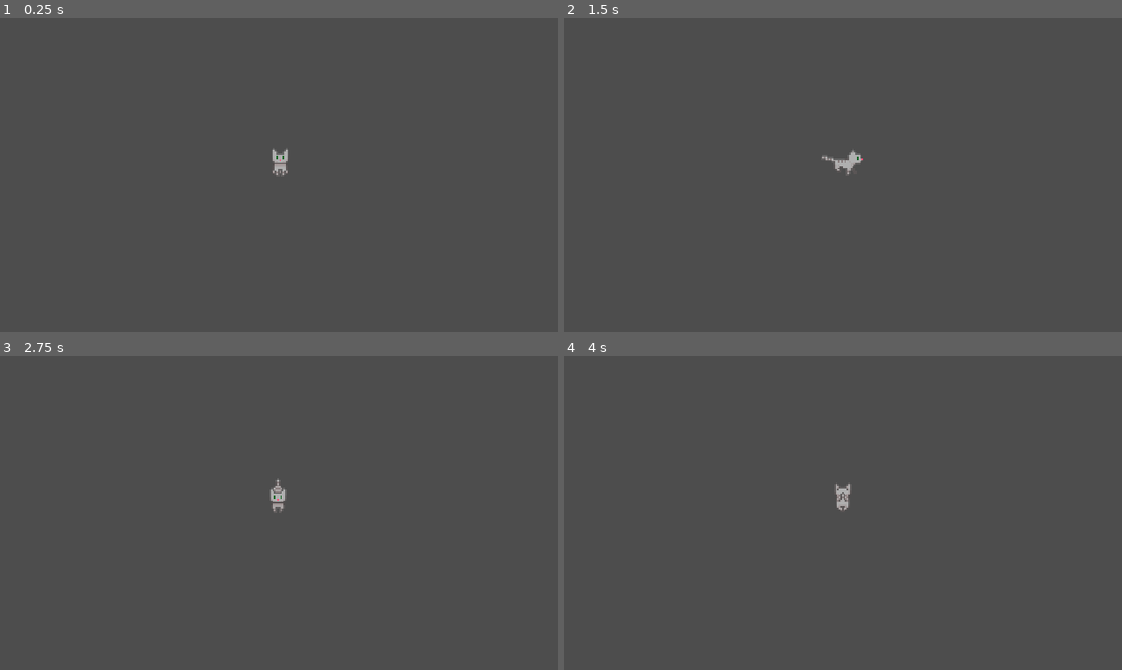
Above: before the commit, frames 1-4 (two rows, left to right).
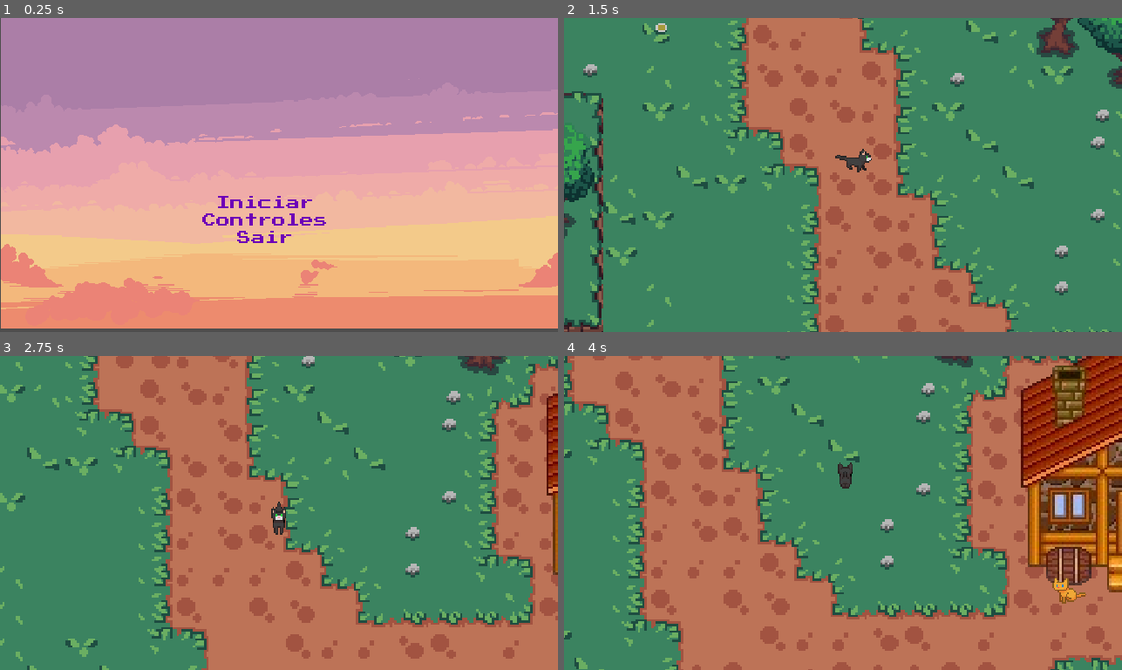
Above: after the commit, the same moments.

Repository: ana-xavier/MemoriasDeNoveVidas
Game: Godot game, scene res://mainmenu/main_menu.tscn
Two runs of this game, one before a commit and one after it. Both use one fixed random seed, a clock stepped at 60 frames per second and the inputs below. Before the commit the project starts from res://character/scenes/cat.tscn.
Inputs (mouse positions are in pixels of both pictures, inside the frame that each line leads up to):
- Up to frame 1 (0.25 s): no input
- Up to frame 2 (1.5 s): click (831, 203) at 0.5 s, where only the run after the commit has a clickable "Iniciar"; tap Enter at 1.25 s; hold D (move_right) from 1.28 s (still down); hold Space (advance_dialog) from 1.28 s (still down)
- Up to frame 3 (2.75 s): release D (move_right) at 2.03 s; release Space (advance_dialog) at 2.03 s; hold S (move_down) from 2.03 s (still down); tap Q (get) at 2.1 s
- Up to frame 4 (4 s): release S (move_down) at 2.78 s; hold D (move_right) 2.78-3.53 s; hold E (interact) 2.78-3.53 s; hold W (move_up) from 3.53 s (still down); tap Space (advance_dialog) at 3.6 s

The runs differ from the first frame. In frame 1, 99% of the frame differs, in the area x 0-100%, y 0-99%; in frame 2, 100%, in the area x 0-100%, y 0-100%; in frame 3, 100%; in frame 4, 100%.

Commit message:
set the begin of the game'

Diff:
--- a/character/scenes/cat.tscn
+++ /dev/null
@@ -1,851 +0,0 @@
-[gd_scene load_steps=37 format=3 uid="uid://by6fi0febmwn6"]
-
-[ext_resource type="Script" path="res://character/scripts/cat.gd" id="1_v52hx"]
-[ext_resource type="Texture2D" uid="uid://dpe5tuicayyrt" path="res://character/assets/grey_1.png" id="2_cgge3"]
-
-[sub_resource type="RectangleShape2D" id="RectangleShape2D_qhgrs"]
-size = Vector2(12, 5)
-
-[sub_resource type="Animation" id="Animation_g22k5"]
-length = 0.001
-tracks/0/type = "value"
-tracks/0/imported = false
-tracks/0/enabled = true
-tracks/0/path = NodePath("CatSpriteSheet:frame")
-tracks/0/interp = 1
-tracks/0/loop_wrap = true
-tracks/0/keys = {
-"times": PackedFloat32Array(0),
-"transitions": PackedFloat32Array(1),
-"update": 1,
-"values": [0]
-}
-tracks/1/type = "value"
-tracks/1/imported = false
-tracks/1/enabled = true
-tracks/1/path = NodePath("CatSpriteSheet:offset")
-tracks/1/interp = 1
-tracks/1/loop_wrap = true
-tracks/1/keys = {
-"times": PackedFloat32Array(0),
-"transitions": PackedFloat32Array(1),
-"update": 0,
-"values": [Vector2(0.5, 0)]
-}
-tracks/2/type = "value"
-tracks/2/imported = false
-tracks/2/enabled = true
-tracks/2/path = NodePath("CatSpriteSheet:flip_h")
-tracks/2/interp = 1
-tracks/2/loop_wrap = true
-tracks/2/keys = {
-"times": PackedFloat32Array(0),
-"transitions": PackedFloat32Array(1),
-"update": 1,
-"values": [false]
-}
-tracks/3/type = "value"
-tracks/3/imported = false
-tracks/3/enabled = true
-tracks/3/path = NodePath("CatSpriteSheet:position")
-tracks/3/interp = 1
-tracks/3/loop_wrap = true
-tracks/3/keys = {
-"times": PackedFloat32Array(0),
-"transitions": PackedFloat32Array(1),
-"update": 0,
-"values": [Vector2(-1, -7)]
-}
-tracks/4/type = "value"
-tracks/4/imported = false
-tracks/4/enabled = true
-tracks/4/path = NodePath("CatSpriteSheet:flip_v")
-tracks/4/interp = 1
-tracks/4/loop_wrap = true
-tracks/4/keys = {
-"times": PackedFloat32Array(0),
-"transitions": PackedFloat32Array(1),
-"update": 1,
-"values": [false]
-}
-
-[sub_resource type="Animation" id="Animation_hlq76"]
-resource_name = "idle_down"
-length = 4.0
-loop_mode = 1
-tracks/0/type = "value"
-tracks/0/imported = false
-tracks/0/enabled = true
-tracks/0/path = NodePath("CatSpriteSheet:frame")
-tracks/0/interp = 1
-tracks/0/loop_wrap = true
-tracks/0/keys = {
-"times": PackedFloat32Array(0, 1, 2, 3),
-"transitions": PackedFloat32Array(1, 1, 1, 1),
-"update": 1,
-"values": [0, 0, 1, 3]
-}
-tracks/1/type = "value"
-tracks/1/imported = false
-tracks/1/enabled = true
-tracks/1/path = NodePath("CatSpriteSheet:offset")
-tracks/1/interp = 1
-tracks/1/loop_wrap = true
-tracks/1/keys = {
-"times": PackedFloat32Array(0),
-"transitions": PackedFloat32Array(1),
-"update": 0,
-"values": [Vector2(0.5, 0)]
-}
-tracks/2/type = "value"
-tracks/2/imported = false
-tracks/2/enabled = true
-tracks/2/path = NodePath("CatSpriteSheet:flip_h")
-tracks/2/interp = 1
-tracks/2/loop_wrap = true
-tracks/2/keys = {
-"times": PackedFloat32Array(0),
-"transitions": PackedFloat32Array(1),
-"update": 1,
-"values": [false]
-}
-
-[sub_resource type="Animation" id="Animation_2x0m3"]
-resource_name = "idle_down_left"
-length = 4.0
-loop_mode = 1
-tracks/0/type = "value"
-tracks/0/imported = false
-tracks/0/enabled = true
-tracks/0/path = NodePath("CatSpriteSheet:frame")
-tracks/0/interp = 1
-tracks/0/loop_wrap = true
-tracks/0/keys = {
-"times": PackedFloat32Array(0, 1, 2, 3),
-"transitions": PackedFloat32Array(1, 1, 1, 1),
-"update": 1,
-"values": [24, 25, 25, 26]
-}
-tracks/1/type = "value"
-tracks/1/imported = false
-tracks/1/enabled = true
-tracks/1/path = NodePath("CatSpriteSheet:position")
-tracks/1/interp = 1
-tracks/1/loop_wrap = true
-tracks/1/keys = {
-"times": PackedFloat32Array(0),
-"transitions": PackedFloat32Array(1),
-"update": 0,
-"values": [Vector2(-1, -7)]
-}
-tracks/2/type = "value"
-tracks/2/imported = false
-tracks/2/enabled = true
-tracks/2/path = NodePath("CatSpriteSheet:flip_h")
-tracks/2/interp = 1
-tracks/2/loop_wrap = true
-tracks/2/keys = {
-"times": PackedFloat32Array(0),
-"transitions": PackedFloat32Array(1),
-"update": 1,
-"values": [false]
-}
-
-[sub_resource type="Animation" id="Animation_vdt82"]
-resource_name = "idle_down_right"
-length = 4.0
-loop_mode = 1
-tracks/0/type = "value"
-tracks/0/imported = false
-tracks/0/enabled = true
-tracks/0/path = NodePath("CatSpriteSheet:frame")
-tracks/0/interp = 1
-tracks/0/loop_wrap = true
-tracks/0/keys = {
-"times": PackedFloat32Array(0, 1, 2, 3),
-"transitions": PackedFloat32Array(1, 1, 1, 1),
-"update": 1,
-"values": [24, 25, 25, 26]
-}
-tracks/1/type = "value"
-tracks/1/imported = false
-tracks/1/enabled = true
-tracks/1/path = NodePath("CatSpriteSheet:position")
-tracks/1/interp = 1
-tracks/1/loop_wrap = true
-tracks/1/keys = {
-"times": PackedFloat32Array(0),
-"transitions": PackedFloat32Array(1),
-"update": 0,
-"values": [Vector2(0, -7)]
-}
-tracks/2/type = "value"
-tracks/2/imported = false
-tracks/2/enabled = true
-tracks/2/path = NodePath("CatSpriteSheet:flip_h")
-tracks/2/interp = 1
-tracks/2/loop_wrap = true
-tracks/2/keys = {
-"times": PackedFloat32Array(0),
-"transitions": PackedFloat32Array(1),
-"update": 1,
-"values": [true]
-}
-
-[sub_resource type="Animation" id="Animation_gyu2r"]
-resource_name = "idle_left"
-length = 4.0
-loop_mode = 1
-tracks/0/type = "value"
-tracks/0/imported = false
-tracks/0/enabled = true
-tracks/0/path = NodePath("CatSpriteSheet:frame")
-tracks/0/interp = 1
-tracks/0/loop_wrap = true
-tracks/0/keys = {
-"times": PackedFloat32Array(0, 1, 2, 3),
-"transitions": PackedFloat32Array(1, 1, 1, 1),
-"update": 1,
-"values": [48, 49, 50, 51]
-}
-tracks/1/type = "value"
-tracks/1/imported = false
-tracks/1/enabled = true
-tracks/1/path = NodePath("CatSpriteSheet:flip_h")
-tracks/1/interp = 1
-tracks/1/loop_wrap = true
-tracks/1/keys = {
-"times": PackedFloat32Array(0),
-"transitions": PackedFloat32Array(1),
-"update": 1,
-"values": [false]
-}
-tracks/2/type = "value"
-tracks/2/imported = false
-tracks/2/enabled = true
-tracks/2/path = NodePath("CatSpriteSheet:position")
-tracks/2/interp = 1
-tracks/2/loop_wrap = true
-tracks/2/keys = {
-"times": PackedFloat32Array(0),
-"transitions": PackedFloat32Array(1),
-"update": 0,
-"values": [Vector2(-2, -7)]
-}
-
-[sub_resource type="Animation" id="Animation_03mm5"]
-resource_name = "idle_right"
-length = 4.0
-loop_mode = 1
-tracks/0/type = "value"
-tracks/0/imported = false
-tracks/0/enabled = true
-tracks/0/path = NodePath("CatSpriteSheet:frame")
-tracks/0/interp = 1
-tracks/0/loop_wrap = true
-tracks/0/keys = {
-"times": PackedFloat32Array(0, 1, 2, 3),
-"transitions": PackedFloat32Array(1, 1, 1, 1),
-"update": 1,
-"values": [48, 49, 50, 51]
-}
-tracks/1/type = "value"
-tracks/1/imported = false
-tracks/1/enabled = true
-tracks/1/path = NodePath("CatSpriteSheet:flip_h")
-tracks/1/interp = 1
-tracks/1/loop_wrap = true
-tracks/1/keys = {
-"times": PackedFloat32Array(0),
-"transitions": PackedFloat32Array(1),
-"update": 1,
-"values": [true]
-}
-tracks/2/type = "value"
-tracks/2/imported = false
-tracks/2/enabled = true
-tracks/2/path = NodePath("CatSpriteSheet:position")
-tracks/2/interp = 1
-tracks/2/loop_wrap = true
-tracks/2/keys = {
-"times": PackedFloat32Array(0),
-"transitions": PackedFloat32Array(1),
-"update": 0,
-"values": [Vector2(0, -7)]
-}
-
-[sub_resource type="Animation" id="Animation_den4y"]
-resource_name = "running_down"
-length = 0.4
-loop_mode = 1
-tracks/0/type = "value"
-tracks/0/imported = false
-tracks/0/enabled = true
-tracks/0/path = NodePath("CatSpriteSheet:frame")
-tracks/0/interp = 1
-tracks/0/loop_wrap = true
-tracks/0/keys = {
-"times": PackedFloat32Array(0, 0.1, 0.2, 0.3),
-"transitions": PackedFloat32Array(1, 1, 1, 1),
-"update": 1,
-"values": [8, 9, 10, 11]
-}
-tracks/1/type = "value"
-tracks/1/imported = false
-tracks/1/enabled = true
-tracks/1/path = NodePath("CatSpriteSheet:position")
-tracks/1/interp = 1
-tracks/1/loop_wrap = true
-tracks/1/keys = {
-"times": PackedFloat32Array(0),
-"transitions": PackedFloat32Array(1),
-"update": 0,
-"values": [Vector2(0, -7)]
-}
-tracks/2/type = "value"
-tracks/2/imported = false
-tracks/2/enabled = true
-tracks/2/path = NodePath("CatSpriteSheet:flip_v")
-tracks/2/interp = 1
-tracks/2/loop_wrap = true
-tracks/2/keys = {
-"times": PackedFloat32Array(0),
-"transitions": PackedFloat32Array(1),
-"update": 1,
-"values": [false]
-}
-
-[sub_resource type="Animation" id="Animation_h1fu6"]
-resource_name = "running_down_left"
-length = 0.4
-loop_mode = 1
-tracks/0/type = "value"
-tracks/0/imported = false
-tracks/0/enabled = true
-tracks/0/path = NodePath("CatSpriteSheet:frame")
-tracks/0/interp = 1
-tracks/0/loop_wrap = true
-tracks/0/keys = {
-"times": PackedFloat32Array(0, 0.1, 0.2, 0.3),
-"transitions": PackedFloat32Array(1, 1, 1, 1),
-"update": 1,
-"values": [32, 33, 34, 35]
-}
-tracks/1/type = "value"
-tracks/1/imported = false
-tracks/1/enabled = true
-tracks/1/path = NodePath("CatSpriteSheet:flip_h")
-tracks/1/interp = 1
-tracks/1/loop_wrap = true
-tracks/1/keys = {
-"times": PackedFloat32Array(0),
-"transitions": PackedFloat32Array(1),
-"update": 1,
-"values": [false]
-}
-tracks/2/type = "value"
-tracks/2/imported = false
-tracks/2/enabled = true
-tracks/2/path = NodePath("CatSpriteSheet:position")
-tracks/2/interp = 1
-tracks/2/loop_wrap = true
-tracks/2/keys = {
-"times": PackedFloat32Array(0),
-"transitions": PackedFloat32Array(1),
-"update": 0,
-"values": [Vector2(-1, -7)]
-}
-
-[sub_resource type="Animation" id="Animation_p2w7m"]
-resource_name = "running_down_right"
-length = 0.4
-loop_mode = 1
-tracks/0/type = "value"
-tracks/0/imported = false
-tracks/0/enabled = true
-tracks/0/path = NodePath("CatSpriteSheet:frame")
-tracks/0/interp = 1
-tracks/0/loop_wrap = true
-tracks/0/keys = {
-"times": PackedFloat32Array(0, 0.1, 0.2, 0.3),
-"transitions": PackedFloat32Array(1, 1, 1, 1),
-"update": 1,
-"values": [32, 33, 34, 35]
-}
-tracks/1/type = "value"
-tracks/1/imported = false
-tracks/1/enabled = true
-tracks/1/path = NodePath("CatSpriteSheet:flip_h")
-tracks/1/interp = 1
-tracks/1/loop_wrap = true
-tracks/1/keys = {
-"times": PackedFloat32Array(0),
-"transitions": PackedFloat32Array(1),
-"update": 1,
-"values": [true]
-}
-tracks/2/type = "value"
-tracks/2/imported = false
-tracks/2/enabled = true
-tracks/2/path = NodePath("CatSpriteSheet:position")
-tracks/2/interp = 1
-tracks/2/loop_wrap = true
-tracks/2/keys = {
-"times": PackedFloat32Array(0),
-"transitions": PackedFloat32Array(1),
-"update": 0,
-"values": [Vector2(-1, -7)]
-}
-
-[sub_resource type="Animation" id="Animation_svykq"]
-resource_name = "running_left"
-length = 0.4
-loop_mode = 1
-tracks/0/type = "value"
-tracks/0/imported = false
-tracks/0/enabled = true
-tracks/0/path = NodePath("CatSpriteSheet:frame")
-tracks/0/interp = 1
-tracks/0/loop_wrap = true
-tracks/0/keys = {
-"times": PackedFloat32Array(0, 0.1, 0.2, 0.3),
-"transitions": PackedFloat32Array(1, 1, 1, 1),
-"update": 1,
-"values": [56, 57, 58, 59]
-}
-tracks/1/type = "value"
-tracks/1/imported = false
-tracks/1/enabled = true
-tracks/1/path = NodePath("CatSpriteSheet:position")
-tracks/1/interp = 1
-tracks/1/loop_wrap = true
-tracks/1/keys = {
-"times": PackedFloat32Array(0),
-"transitions": PackedFloat32Array(1),
-"update": 0,
-"values": [Vector2(0, -7)]
-}
-tracks/2/type = "value"
-tracks/2/imported = false
-tracks/2/enabled = true
-tracks/2/path = NodePath("CatSpriteSheet:flip_h")
-tracks/2/interp = 1
-tracks/2/loop_wrap = true
-tracks/2/keys = {
-"times": PackedFloat32Array(0),
-"transitions": PackedFloat32Array(1),
-"update": 1,
-"values": [false]
-}
-
-[sub_resource type="Animation" id="Animation_pewqr"]
-resource_name = "running_right"
-length = 0.4
-loop_mode = 1
-tracks/0/type = "value"
-tracks/0/imported = false
-tracks/0/enabled = true
-tracks/0/path = NodePath("CatSpriteSheet:frame")
-tracks/0/interp = 1
-tracks/0/loop_wrap = true
-tracks/0/keys = {
-"times": PackedFloat32Array(0, 0.1, 0.2, 0.3),
-"transitions": PackedFloat32Array(1, 1, 1, 1),
-"update": 1,
-"values": [56, 57, 58, 59]
-}
-tracks/1/type = "value"
-tracks/1/imported = false
-tracks/1/enabled = true
-tracks/1/path = NodePath("CatSpriteSheet:position")
-tracks/1/interp = 1
-tracks/1/loop_wrap = true
-tracks/1/keys = {
-"times": PackedFloat32Array(0),
-"transitions": PackedFloat32Array(1),
-"update": 0,
-"values": [Vector2(0, -7)]
-}
-tracks/2/type = "value"
-tracks/2/imported = false
-tracks/2/enabled = true
-tracks/2/path = NodePath("CatSpriteSheet:flip_h")
-tracks/2/interp = 1
-tracks/2/loop_wrap = true
-tracks/2/keys = {
-"times": PackedFloat32Array(0),
-"transitions": PackedFloat32Array(1),
-"update": 1,
-"values": [true]
-}
-
-[sub_resource type="Animation" id="Animation_75u7b"]
-resource_name = "running_up"
-length = 0.4
-loop_mode = 1
-tracks/0/type = "value"
-tracks/0/imported = false
-tracks/0/enabled = true
-tracks/0/path = NodePath("CatSpriteSheet:frame")
-tracks/0/interp = 1
-tracks/0/loop_wrap = true
-tracks/0/keys = {
-"times": PackedFloat32Array(0, 0.1, 0.2, 0.3),
-"transitions": PackedFloat32Array(1, 1, 1, 1),
-"update": 1,
-"values": [104, 105, 106, 107]
-}
-tracks/1/type = "value"
-tracks/1/imported = false
-tracks/1/enabled = true
-tracks/1/path = NodePath("CatSpriteSheet:position")
-tracks/1/interp = 1
-tracks/1/loop_wrap = true
-tracks/1/keys = {
-"times": PackedFloat32Array(0),
-"transitions": PackedFloat32Array(1),
-"update": 0,
-"values": [Vector2(0, -7)]
-}
-tracks/2/type = "value"
-tracks/2/imported = false
-tracks/2/enabled = true
-tracks/2/path = NodePath("CatSpriteSheet:flip_v")
-tracks/2/interp = 1
-tracks/2/loop_wrap = true
-tracks/2/keys = {
-"times": PackedFloat32Array(0),
-"transitions": PackedFloat32Array(1),
-"update": 1,
-"values": [false]
-}
-
-[sub_resource type="Animation" id="Animation_ujj72"]
-resource_name = "running_up_left"
-length = 0.4
-loop_mode = 1
-tracks/0/type = "value"
-tracks/0/imported = false
-tracks/0/enabled = true
-tracks/0/path = NodePath("CatSpriteSheet:frame")
-tracks/0/interp = 1
-tracks/0/loop_wrap = true
-tracks/0/keys = {
-"times": PackedFloat32Array(0, 0.1, 0.2, 0.3),
-"transitions": PackedFloat32Array(1, 1, 1, 1),
-"update": 1,
-"values": [80, 81, 82, 83]
-}
-tracks/1/type = "value"
-tracks/1/imported = false
-tracks/1/enabled = true
-tracks/1/path = NodePath("CatSpriteSheet:flip_h")
-tracks/1/interp = 1
-tracks/1/loop_wrap = true
-tracks/1/keys = {
-"times": PackedFloat32Array(0),
-"transitions": PackedFloat32Array(1),
-"update": 1,
-"values": [false]
-}
-tracks/2/type = "value"
-tracks/2/imported = false
-tracks/2/enabled = true
-tracks/2/path = NodePath("CatSpriteSheet:position")
-tracks/2/interp = 1
-tracks/2/loop_wrap = true
-tracks/2/keys = {
-"times": PackedFloat32Array(0),
-"transitions": PackedFloat32Array(1),
-"update": 0,
-"values": [Vector2(-1, -7)]
-}
-
-[sub_resource type="Animation" id="Animation_lkiw6"]
-resource_name = "running_up_right"
-length = 0.4
-loop_mode = 1
-tracks/0/type = "value"
-tracks/0/imported = false
-tracks/0/enabled = true
-tracks/0/path = NodePath("CatSpriteSheet:frame")
-tracks/0/interp = 1
-tracks/0/loop_wrap = true
-tracks/0/keys = {
-"times": PackedFloat32Array(0, 0.1, 0.2, 0.3),
-"transitions": PackedFloat32Array(1, 1, 1, 1),
-"update": 1,
-"values": [80, 81, 82, 83]
-}
-tracks/1/type = "value"
-tracks/1/imported = false
-tracks/1/enabled = true
-tracks/1/path = NodePath("CatSpriteSheet:flip_h")
-tracks/1/interp = 1
-tracks/1/loop_wrap = true
-tracks/1/keys = {
-"times": PackedFloat32Array(0),
-"transitions": PackedFloat32Array(1),
-"update": 1,
-"values": [true]
-}
-tracks/2/type = "value"
-tracks/2/imported = false
-tracks/2/enabled = true
-tracks/2/path = NodePath("CatSpriteSheet:position")
-tracks/2/interp = 1
-tracks/2/loop_wrap = true
-tracks/2/keys = {
-"times": PackedFloat32Array(0),
-"transitions": PackedFloat32Array(1),
-"update": 0,
-"values": [Vector2(-1, -7)]
-}
-
-[sub_resource type="Animation" id="Animation_85m8g"]
-resource_name = "walking_down"
-length = 0.5
-loop_mode = 1
-tracks/0/type = "value"
-tracks/0/imported = false
-tracks/0/enabled = true
-tracks/0/path = NodePath("CatSpriteSheet:frame")
-tracks/0/interp = 1
-tracks/0/loop_wrap = true
-tracks/0/keys = {
-"times": PackedFloat32Array(0, 0.1, 0.3, 0.4),
-"transitions": PackedFloat32Array(1, 1, 1, 1),
-"update": 1,
-"values": [4, 5, 6, 7]
-}
-tracks/1/type = "value"
-tracks/1/imported = false
-tracks/1/enabled = true
-tracks/1/path = NodePath("CatSpriteSheet:position")
-tracks/1/interp = 1
-tracks/1/loop_wrap = true
-tracks/1/keys = {
-"times": PackedFloat32Array(0),
-"transitions": PackedFloat32Array(1),
-"update": 0,
-"values": [Vector2(-1, -7)]
-}
-tracks/2/type = "value"
-tracks/2/imported = false
-tracks/2/enabled = true
-tracks/2/path = NodePath("CatSpriteSheet:flip_h")
-tracks/2/interp = 1
-tracks/2/loop_wrap = true
-tracks/2/keys = {
-"times": PackedFloat32Array(0),
-"transitions": PackedFloat32Array(1),
-"update": 1,
-"values": [false]
-}
-
-[sub_resource type="Animation" id="Animation_soqg3"]
-resource_name = "walking_down_left"
-length = 0.5
-loop_mode = 1
-tracks/0/type = "value"
-tracks/0/imported = false
-tracks/0/enabled = true
-tracks/0/path = NodePath("CatSpriteSheet:frame")
-tracks/0/interp = 1
-tracks/0/loop_wrap = true
-tracks/0/keys = {
-"times": PackedFloat32Array(0, 0.1, 0.3, 0.4),
-"transitions": PackedFloat32Array(1, 1, 1, 1),
-"update": 1,
-"values": [28, 29, 30, 31]
-}
-tracks/1/type = "value"
-tracks/1/imported = false
-tracks/1/enabled = true
-tracks/1/path = NodePath("CatSpriteSheet:position")
-tracks/1/interp = 1
-tracks/1/loop_wrap = true
-tracks/1/keys = {
-"times": PackedFloat32Array(0),
-"transitions": PackedFloat32Array(1),
-"update": 0,
-"values": [Vector2(-1, -7)]
-}
-tracks/2/type = "value"
-tracks/2/imported = false
-tracks/2/enabled = true
-tracks/2/path = NodePath("CatSpriteSheet:flip_h")
-tracks/2/interp = 1
-tracks/2/loop_wrap = true
-tracks/2/keys = {
-"times": PackedFloat32Array(0),
-"transitions": PackedFloat32Array(1),
-"update": 1,
-"values": [false]
-}
-
-[sub_resource type="Animation" id="Animation_jdhi7"]
-resource_name = "walking_down_right"
-length = 0.5
-loop_mode = 1
-tracks/0/type = "value"
-tracks/0/imported = false
-tracks/0/enabled = true
-tracks/0/path = NodePath("CatSpriteSheet:frame")
-tracks/0/interp = 1
-tracks/0/loop_wrap = true
-tracks/0/keys = {
-"times": PackedFloat32Array(0, 0.1, 0.3, 0.4),
-"transitions": PackedFloat32Array(1, 1, 1, 1),
-"update": 1,
-"values": [28, 29, 30, 31]
-}
-tracks/1/type = "value"
-tracks/1/imported = false
-tracks/1/enabled = true
-tracks/1/path = NodePath("CatSpriteSheet:position")
-tracks/1/interp = 1
-tracks/1/loop_wrap = true
-tracks/1/keys = {
-"times": PackedFloat32Array(0),
-"transitions": PackedFloat32Array(1),
-"update": 0,
-"values": [Vector2(0, -7)]
-}
-tracks/2/type = "value"
-tracks/2/imported = false
-tracks/2/enabled = true
-tracks/2/path = NodePath("CatSpriteSheet:flip_h")
-tracks/2/interp = 1
-tracks/2/loop_wrap = true
-tracks/2/keys = {
-"times": PackedFloat32Array(0),
-"transitions": PackedFloat32Array(1),
-"update": 1,
-"values": [true]
-}
-
-[sub_resource type="AnimationLibrary" id="AnimationLibrary_6vgi6"]
-_data = {
-"RESET": SubResource("Animation_g22k5"),
-"idle_down": SubResource("Animation_hlq76"),
-"idle_down_left": SubResource("Animation_2x0m3"),
-"idle_down_right": SubResource("Animation_vdt82"),
-"idle_left": SubResource("Animation_gyu2r"),
-"idle_right": SubResource("Animation_03mm5"),
-"running_down": SubResource("Animation_den4y"),
-"running_down_left": SubResource("Animation_h1fu6"),
-"running_down_right": SubResource("Animation_p2w7m"),
-"running_left": SubResource("Animation_svykq"),
-"running_right": SubResource("Animation_pewqr"),
-"running_up": SubResource("Animation_75u7b"),
-"running_up_left": SubResource("Animation_ujj72"),
-"running_up_right": SubResource("Animation_lkiw6"),
-"walking_down": SubResource("Animation_85m8g"),
-"walking_down_left": SubResource("Animation_soqg3"),
-"walking_down_right": SubResource("Animation_jdhi7")
-}
-
-[sub_resource type="AnimationNodeAnimation" id="AnimationNodeAnimation_63ydv"]
-animation = &"idle_down"
-
-[sub_resource type="AnimationNodeAnimation" id="AnimationNodeAnimation_adbxy"]
-animation = &"idle_down"
-
-[sub_resource type="AnimationNodeAnimation" id="AnimationNodeAnimation_urjfl"]
-animation = &"idle_right"
-
-[sub_resource type="AnimationNodeAnimation" id="AnimationNodeAnimation_ym54y"]
-animation = &"idle_left"
-
-[sub_resource type="AnimationNodeBlendSpace2D" id="AnimationNodeBlendSpace2D_xadhh"]
-blend_point_0/node = SubResource("AnimationNodeAnimation_63ydv")
-blend_point_0/pos = Vector2(0, 1)
-blend_point_1/node = SubResource("AnimationNodeAnimation_adbxy")
-blend_point_1/pos = Vector2(0, -1)
-blend_point_2/node = SubResource("AnimationNodeAnimation_urjfl")
-blend_point_2/pos = Vector2(1, 0)
-blend_point_3/node = SubResource("AnimationNodeAnimation_ym54y")
-blend_point_3/pos = Vector2(-1, 0)
-blend_mode = 1
-
-[sub_resource type="AnimationNodeAnimation" id="AnimationNodeAnimation_lh45y"]
-animation = &"running_up"
-
-[sub_resource type="AnimationNodeAnimation" id="AnimationNodeAnimation_w53kp"]
-animation = &"running_up_left"
-
-[sub_resource type="AnimationNodeAnimation" id="AnimationNodeAnimation_lguyf"]
-animation = &"running_up_right"
-
-[sub_resource type="AnimationNodeAnimation" id="AnimationNodeAnimation_gxg0v"]
-animation = &"running_down"
-
-[sub_resource type="AnimationNodeAnimation" id="AnimationNodeAnimation_14exl"]
-animation = &"running_down_left"
-
-[sub_resource type="AnimationNodeAnimation" id="AnimationNodeAnimation_gon7c"]
-animation = &"running_down_right"
-
-[sub_resource type="AnimationNodeAnimation" id="AnimationNodeAnimation_r44rs"]
-animation = &"running_left"
-
-[sub_resource type="AnimationNodeAnimation" id="AnimationNodeAnimation_4dwxj"]
-animation = &"running_right"
-
-[sub_resource type="AnimationNodeBlendSpace2D" id="AnimationNodeBlendSpace2D_4tq1u"]
-blend_point_0/node = SubResource("AnimationNodeAnimation_lh45y")
-blend_point_0/pos = Vector2(0, -1)
-blend_point_1/node = SubResource("AnimationNodeAnimation_w53kp")
-blend_point_1/pos = Vector2(-1, -1)
-blend_point_2/node = SubResource("AnimationNodeAnimation_lguyf")
-blend_point_2/pos = Vector2(1, -1)
-blend_point_3/node = SubResource("AnimationNodeAnimation_gxg0v")
-blend_point_3/pos = Vector2(0, 1)
-blend_point_4/node = SubResource("AnimationNodeAnimation_14exl")
-blend_point_4/pos = Vector2(-1, 1)
-blend_point_5/node = SubResource("AnimationNodeAnimation_gon7c")
-blend_point_5/pos = Vector2(1, 1)
-blend_point_6/node = SubResource("AnimationNodeAnimation_r44rs")
-blend_point_6/pos = Vector2(-1, 0)
-blend_point_7/node = SubResource("AnimationNodeAnimation_4dwxj")
-blend_point_7/pos = Vector2(1, 0)
-blend_mode = 1
-
-[sub_resource type="AnimationNodeStateMachine" id="AnimationNodeStateMachine_78ung"]
-states/Idle/node = SubResource("AnimationNodeBlendSpace2D_xadhh")
-states/Idle/position = Vector2(439, 132)
-states/Running/node = SubResource("AnimationNodeBlendSpace2D_4tq1u")
-states/Running/position = Vector2(592, 132)
-
-[node name="Cat" type="CharacterBody2D" node_paths=PackedStringArray("_animation_tree")]
-script = ExtResource("1_v52hx")
-_animation_tree = NodePath("AnimationTree")
-
-[node name="Collision" type="CollisionShape2D" parent="."]
-position = Vector2(0, -0.5)
-shape = SubResource("RectangleShape2D_qhgrs")
-
-[node name="CatSpriteSheet" type="Sprite2D" parent="."]
-position = Vector2(-1, -7)
-texture = ExtResource("2_cgge3")
-offset = Vector2(0.5, 0)
-hframes = 12
-vframes = 16
-
-[node name="Animation" type="AnimationPlayer" parent="."]
-libraries = {
-"": SubResource("AnimationLibrary_6vgi6")
-}
-
-[node name="AnimationTree" type="AnimationTree" parent="."]
-libraries = {
-"": SubResource("AnimationLibrary_6vgi6")
-}
-tree_root = SubResource("AnimationNodeStateMachine_78ung")
-anim_player = NodePath("../Animation")
-parameters/Idle/blend_position = Vector2(0, 0)
-parameters/Running/blend_position = Vector2(0, 0)
-
-[node name="Camera2D" type="Camera2D" parent="."]
-zoom = Vector2(1.5, 1.5)
--- a/project.godot
+++ b/project.godot
@@ -11,7 +11,7 @@
 [application]
 
 config/name="Gametest Godot"
-run/main_scene="res://character/scenes/cat.tscn"
+run/main_scene="res://mainmenu/main_menu.tscn"
 config/features=PackedStringArray("4.2")
 config/icon="res://icon.png"
 
